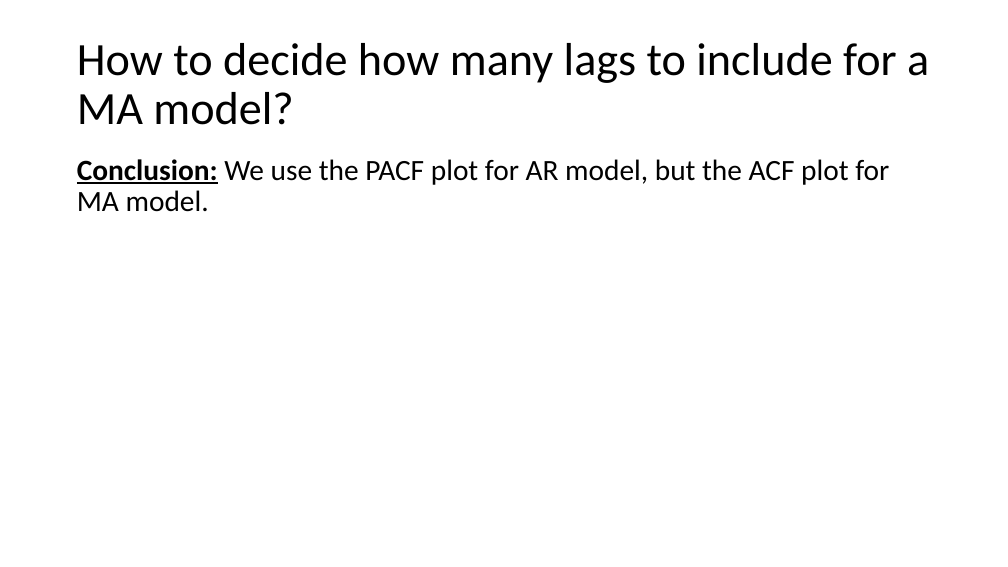
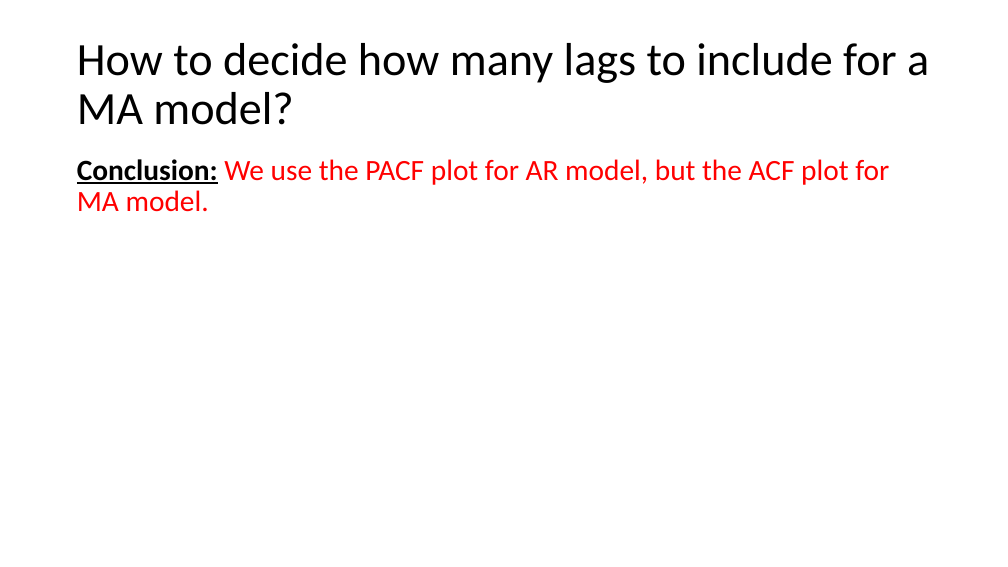
Before and after one commit to KennedyOdongo/QMBE-3730-Kennedy-Odongo, a slide deck: slide 34 of Time Series_main.pptx. Drawn at 1008x567 pixels with LibreOffice and Linux fonts; fonts in the diff are those of the drawing. Boxes give left, top, right and bottom in pixels: in the first picture for what was removed or moved away, otherwise in the second. Text is boxed around its words. In the diff, an @@ line names an element or a change of style, - is before the commit and + after.

```diff
--- a/Time Series_main.pptx
+++ b/Time Series_main.pptx
@@ text "Conclusion: We use the PACF ..." at <box>77,159,889,212</box>: text colour #000000 to #FF0000 in "We use the PACF plot for AR ..." @@
```
Also in this commit, not shown: 1 other file.
